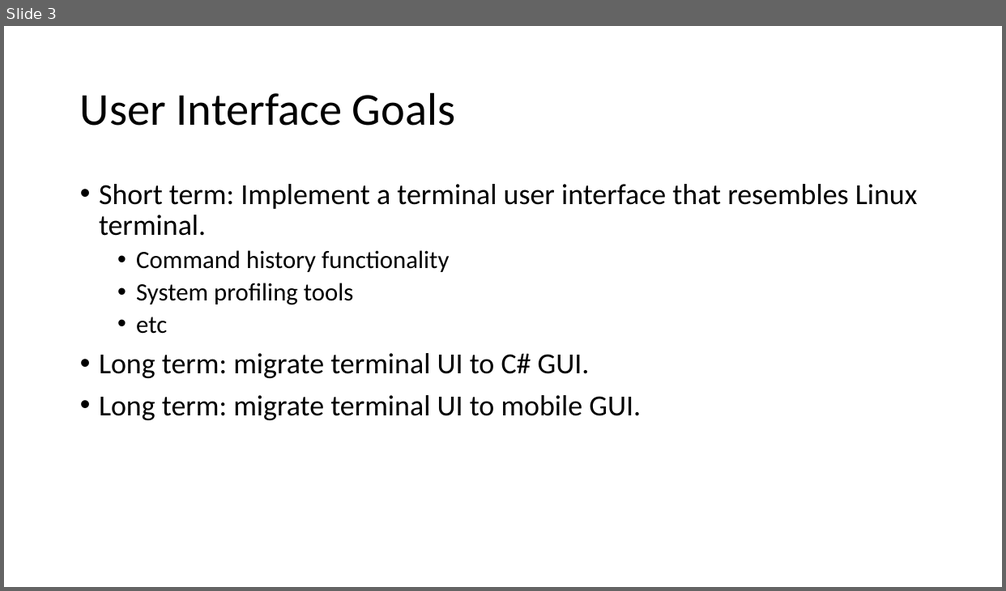
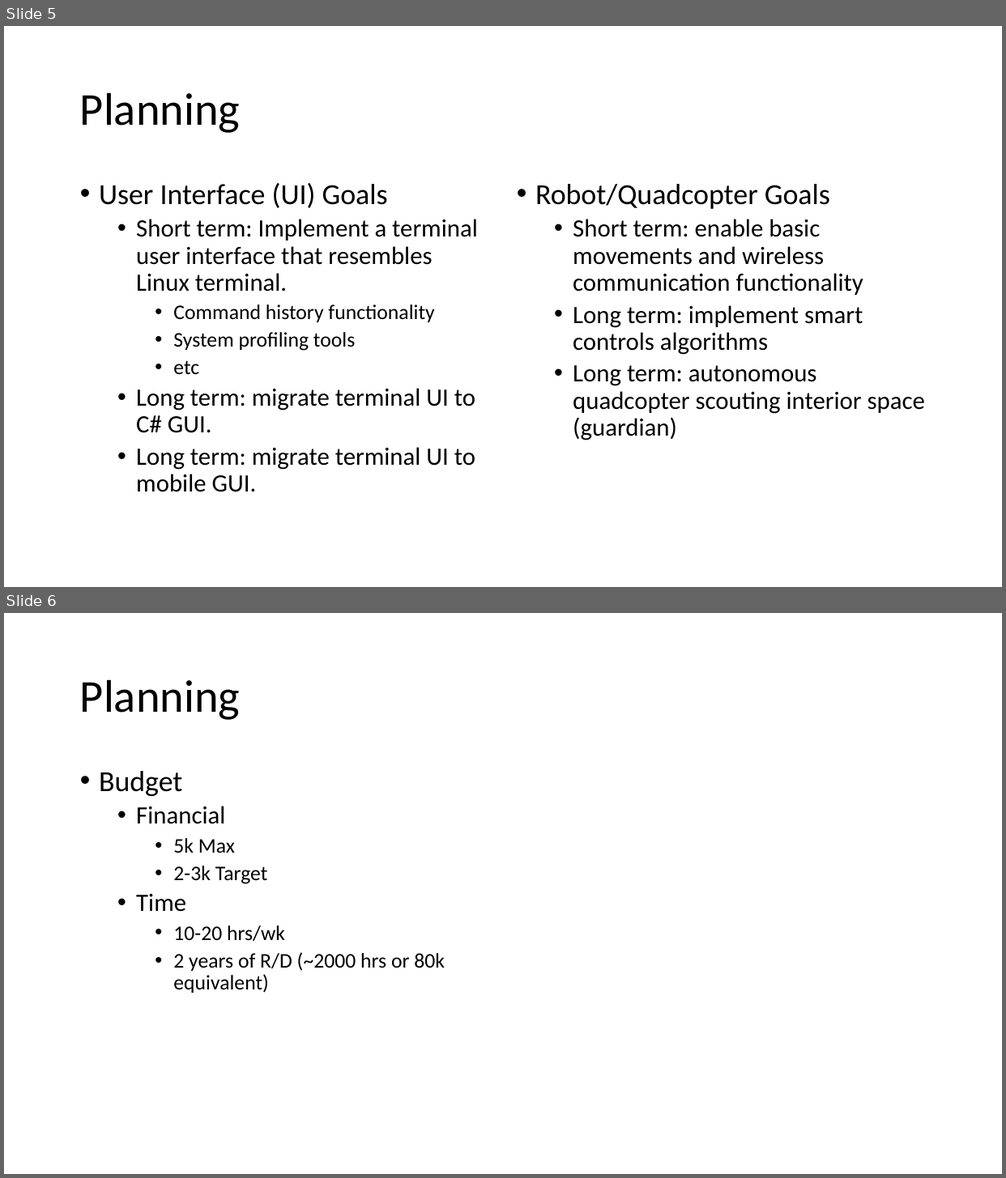
Before and after one commit to kle8309/OS_PROJECT, a slide deck: Resources/Systems Eng/OS PROJECT System Specs.pptx. Shown one above the other, each under a label of ours: slide 3 before the commit, slides 5 and 6 after it. The pictures are 1006x591 and 1006x1178 pixels, drawn with LibreOffice and Linux fonts; fonts in the diff are those of the drawing. Boxes give left, top, right and bottom in pixels: in the first picture for what was removed or moved away, otherwise in the second. Text is boxed around its words. In the diff, an @@ line names an element or a change of style, - is before the commit and + after.

Commit message:
Updated System Engr ppt

```diff
--- a/Resources/Systems Eng/OS PROJECT System Specs.pptx
+++ b/Resources/Systems Eng/OS PROJECT System Specs.pptx
@@ slide 6 added at <box>4,613,1002,1174</box>, background #FFFFFF @@
@@ title added at <box>80,679,240,720</box>, 44 pt, text #000000 @@
+Planning
@@ text added at <box>99,771,445,993</box>, 20 pt, text #000000 @@
+• Budget
+  • Financial
+    • 5k Max
+    • 2-3k Target
+  • Time
+    • 10-20 hrs/wk
+    • 2 years of R/D (~2000 hrs or 80k equivalent)
@@ what was slide 3 is now slide 5 @@
@@ slide 5 changed as well @@
@@ title at <box>80,92,240,133</box>: text changed @@
-User Interface Goals
+Planning
@@ text at <box>99,183,388,208</box>: paragraph added @@
+• User Interface (UI) Goals
@@ text added at <box>535,184,925,441</box>, 24 pt, text #000000 @@
+• Robot/Quadcopter Goals
+  • Short term: enable basic movements and wireless communication functionality
+  • Long term: implement smart controls algorithms
+  • Long term: autonomous quadcopter scouting interior space (guardian)
@@ text at <box>136,219,478,493</box>: size 28 to 24 pt in "Short term: Implement a terminal user interface ...", "Long term: migrate terminal UI to C# ...", "Long term: migrate terminal UI to mobile ..."; size 24 to 20 pt in "Command history functionality", "System profiling tools", "etc"; list level 1 to 2 in "Short term: Implement a terminal ..."; list level 2 to 3 in "Command history functionality"; list level 2 to 3 in "System profiling tools"; list level 2 to 3 in "etc"; list level 1 to 2 in "Long term: migrate terminal UI ..." @@
```
Also in this commit, not shown: 2 other slides changed, 6 other slides added, 1 other file.
